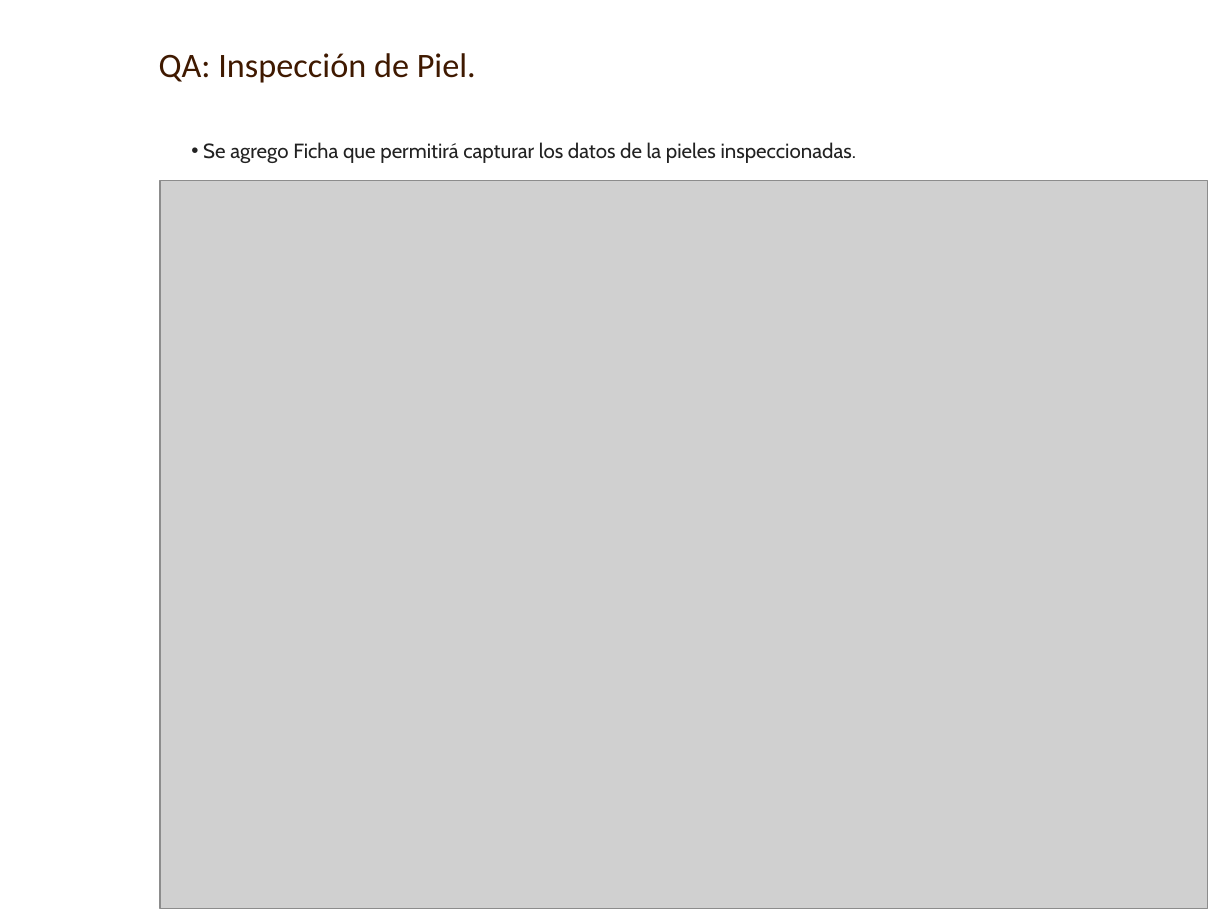
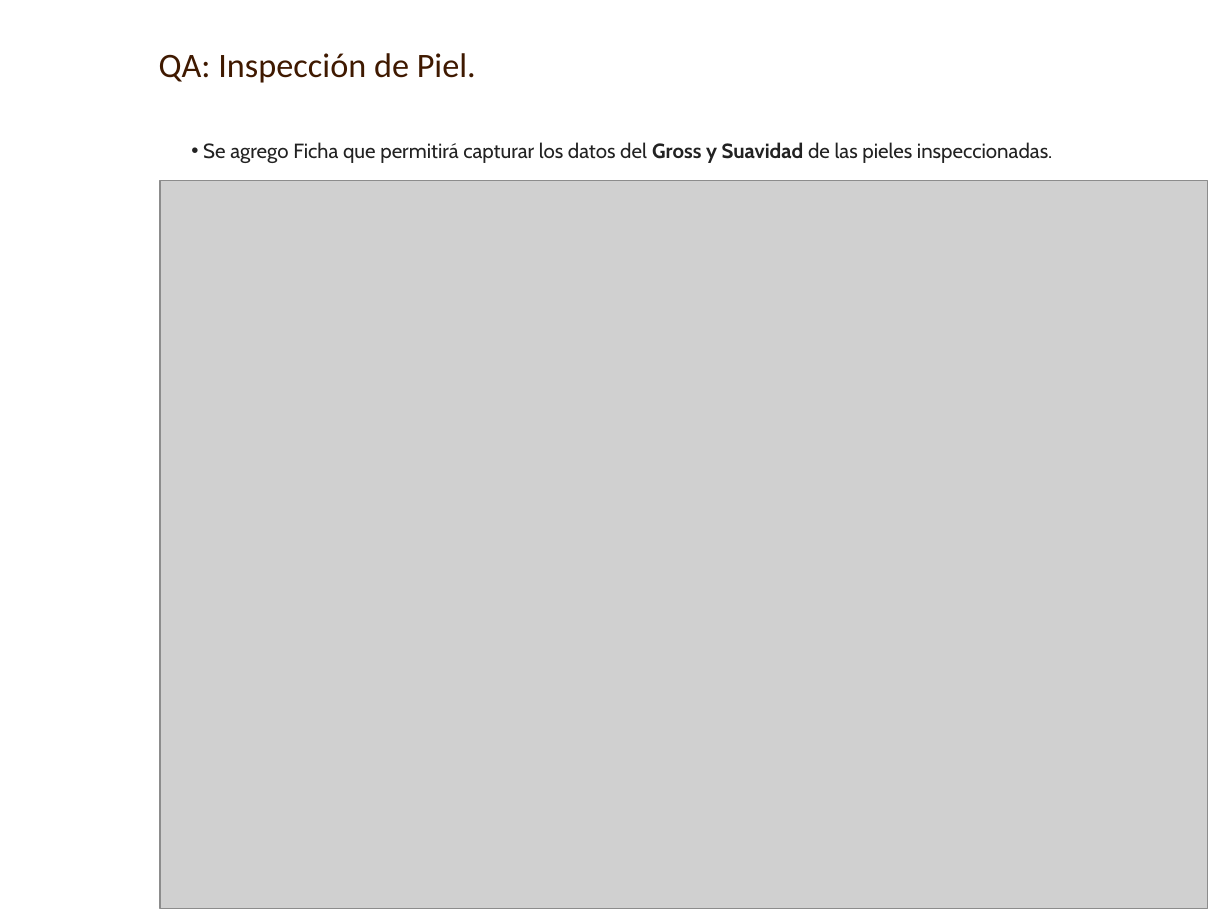
Before and after one commit to AXDELAROSA/CONTROL_QUALITY, a slide deck: slide 7 of INSPECCION_MATERIAL/INSPECCION_PIEL/Docs/QA_INSPECCION_PIEL.pptx (slide 4 before the commit). Drawn at 1232x924 pixels with LibreOffice and Linux fonts; fonts in the diff are those of the drawing; grey boxes stand for pictures; background and template pictures are left out. Boxes give left, top, right and bottom in pixels: in the first picture for what was removed or moved away, otherwise in the second. Text is boxed around its words. In the diff, an @@ line names an element or a change of style, - is before the commit and + after.

```diff
--- a/INSPECCION_MATERIAL/INSPECCION_PIEL/Docs/QA_INSPECCION_PIEL.pptx
+++ b/INSPECCION_MATERIAL/INSPECCION_PIEL/Docs/QA_INSPECCION_PIEL.pptx
@@ text at [203, 142, 1053, 163]: text changed @@
-• Se agrego Ficha que permitirá capturar los datos de la pieles inspeccionadas.
+• Se agrego Ficha que permitirá capturar los datos del Gross y Suavidad de las pieles inspeccionadas.
```
Also in this commit, not shown: 2 other slides changed, 3 slides added, 23 other files.
